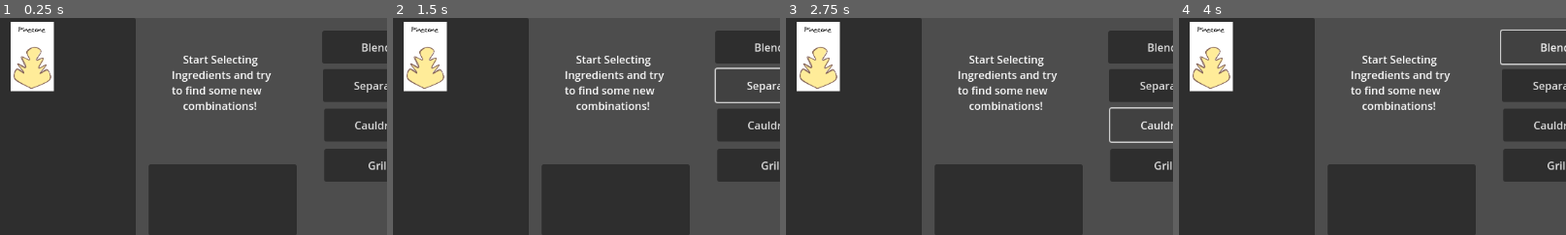
Above: before the commit, frames 1-4 (left to right).
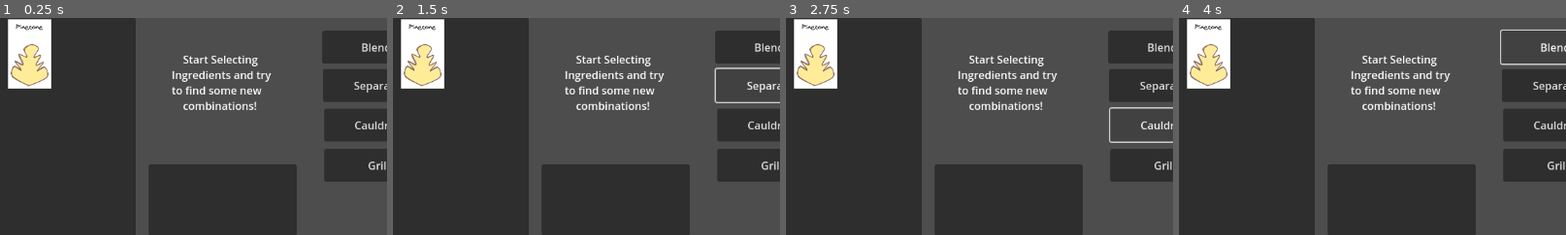
Above: after the commit, the same moments.

Repository: Lukas-Lenz/prototype-dark-cuisine-system
Game: Godot game, scene res://Main.tscn
The game is run twice, just before and just after one commit, with the same random seed, the same clock (stepped at 60 frames per second) and the same inputs.
Inputs:
- Up to frame 1 (0.25 s): no input
- Up to frame 2 (1.5 s): click "Blend" at 0.5 s; click "Separate" at 1.25 s
- Up to frame 3 (2.75 s): click "Cauldron" at 2 s
- Up to frame 4 (4 s): click "Grill" at 2.75 s; click "Blend" at 3.5 s
The pictures show only the part of the screen within x 7-56%, y 0-50%; the shares and areas given below are measured in that part.

The runs differ from the first frame. In frame 1, 1.8% of the frame differs, in the area x 2-15%, y 0-34%; in frame 2, 1.8%; in frame 3, 1.8%; in frame 4, 1.8%.

Commit message:
changed ingredient type to support collision

Diff:
--- a/prototyp-dark-cuisine/Main.tscn
+++ b/prototyp-dark-cuisine/Main.tscn
@@ -16,7 +16,7 @@
 scale = Vector2(0.75, 0.75)
 
 [node name="Pinecone" parent="Grid_Inventory" instance=ExtResource("3_u6nk4")]
-position = Vector2(123, 58)
+position = Vector2(119, 54)
 scale = Vector2(0.5, 0.5)
 
 [node name="Grid_Composite" type="ItemList" parent="."]
--- a/prototyp-dark-cuisine/ingredient.tscn
+++ b/prototyp-dark-cuisine/ingredient.tscn
@@ -3,13 +3,12 @@
 [ext_resource type="Script" path="res://Ingredient.gd" id="1_esabr"]
 
 [sub_resource type="RectangleShape2D" id="RectangleShape2D_kuopf"]
-size = Vector2(1, 12)
+size = Vector2(85, 142)
 
-[node name="Ingredient" type="Node2D"]
+[node name="Ingredient" type="Area2D"]
 script = ExtResource("1_esabr")
 
+[node name="CollisionShape2D" type="CollisionShape2D" parent="."]
+shape = SubResource("RectangleShape2D_kuopf")
+
 [node name="Sprite2D" type="Sprite2D" parent="."]
-
-[node name="CollisionShape2D" type="CollisionShape2D" parent="."]
-position = Vector2(-9.5, -4)
-shape = SubResource("RectangleShape2D_kuopf")
